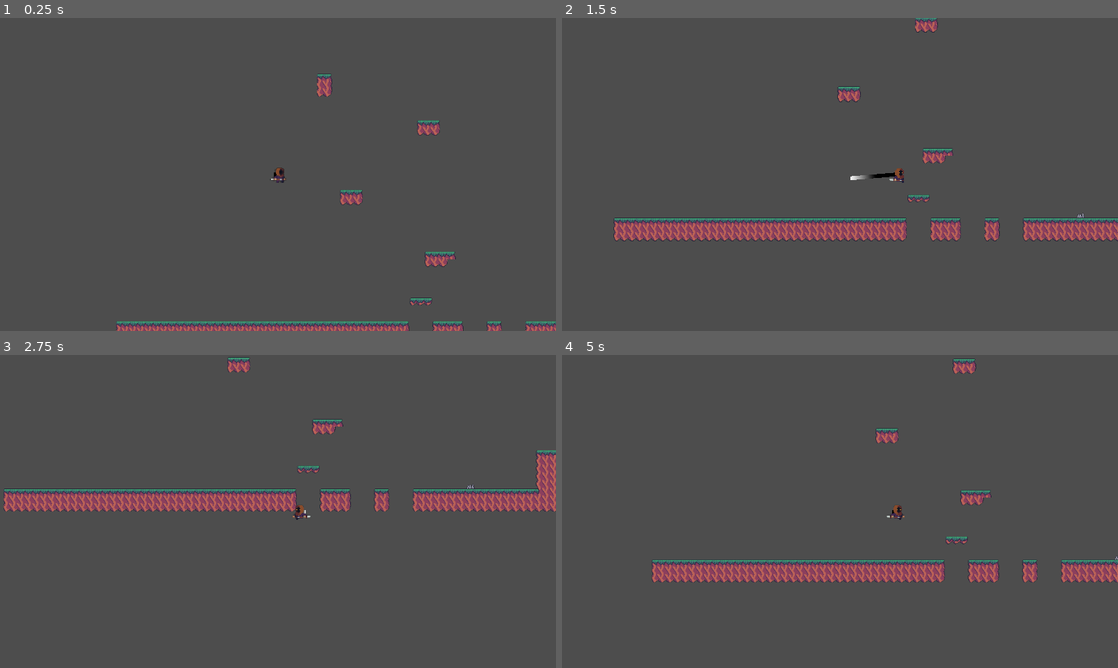
Above: before the commit, frames 1-4 (two rows, left to right).
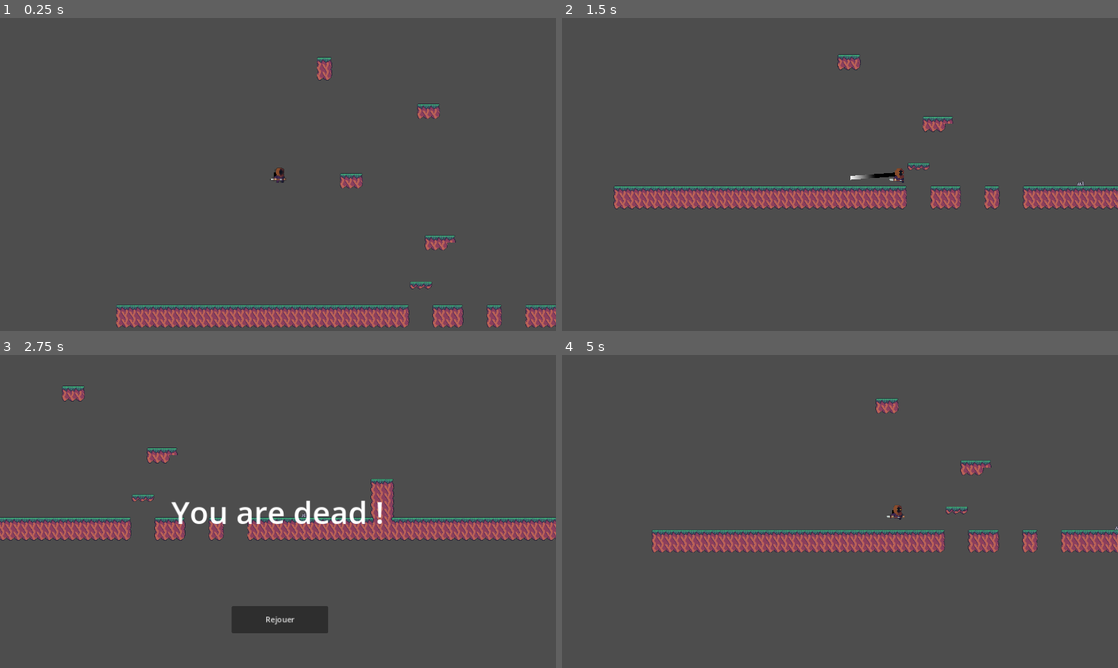
Above: after the commit, the same moments.

Repository: remsto/Projet-Hooke-Godot
Game: Godot game, scene res://main.tscn
The game is run twice, just before and just after one commit, with the same random seed, the same clock (stepped at 60 frames per second) and the same inputs.
Inputs (mouse positions are in pixels of both pictures, inside the frame that each line leads up to):
- Up to frame 1 (0.25 s): no input
- Up to frame 2 (1.5 s): move the mouse to (962, 158) at 0.52 s; hold D (right) from 0.53 s (still down); tap Space (jump) at 0.6, 0.77, 1.07 s; move the mouse to (728, 190) at 1.27 s; tap X (hook) at 1.35 s
- Up to frame 3 (2.75 s): tap Space (jump) at 1.52, 1.55, 1.82, 2.1 s; move the mouse to (333, 442) at 2.02 s; release D (right) at 2.03 s; hold A (left) from 2.03 s (still down)
- Up to frame 4 (5 s): release A (left) at 2.75 s; click (840, 621) at 2.75 s, where only the run after the commit has a clickable "Rejouer"; click (840, 621) at 3.5 s, where only the run before the commit has a clickable "Rejouer"; move the mouse to (812, 574) at 4.27 s; hold D (right) from 4.28 s (still down); tap X (hook) at 4.35 s; tap Space (jump) at 4.52, 4.55, 4.82 s

The runs differ from the first frame. In frame 1, 7.0% of the frame differs, in the area x 20-100%, y 12-100%; in frame 2, 12%; in frame 3, 16%, in the area x 0-100%, y 0-89%; in frame 4, 11%.

Commit message:
added re-jump buffer

Diff:
--- a/main.gd
+++ b/main.gd
@@ -4,14 +4,25 @@
 # Called when the node enters the scene tree for the first time.
 func _ready():
 	$DeathMenu.hide()
+	$PauseMenu.hide()
 
 
 # Called every frame. 'delta' is the elapsed time since the previous frame.
 func _process(delta):
-	pass
+	if Input.is_action_just_pressed("pause"):
+		# TODO : better pause menu position
+		$PauseMenu.set_position($Level/Player.get_position())
+		get_tree().paused = true
+		$PauseMenu.show()
 
 
 func _on_level_player_death():
 	$DeathMenu.show()
 #	var death_menu = death_menu_scene.instantiate()
 #	add_child(death_menu)
+
+
+
+
+func _on_pause_menu_unpause():
+	get_tree().paused = false
--- a/main.tscn
+++ b/main.tscn
@@ -1,9 +1,10 @@
-[gd_scene load_steps=5 format=3 uid="uid://dfnk5x3f8a2a1"]
+[gd_scene load_steps=6 format=3 uid="uid://dfnk5x3f8a2a1"]
 
 [ext_resource type="PackedScene" uid="uid://cgewrdgf8spa4" path="res://level.tscn" id="1_1ak6c"]
 [ext_resource type="Script" path="res://main.gd" id="1_su8t5"]
 [ext_resource type="PackedScene" uid="uid://pw7qqqk77spc" path="res://death_menu.tscn" id="2_g48nd"]
 [ext_resource type="PackedScene" uid="uid://ck25q6j1wcis1" path="res://player.tscn" id="3_wn4bg"]
+[ext_resource type="PackedScene" uid="uid://cklhq7kpgqtrk" path="res://pause_menu.tscn" id="5_10of6"]
 
 [node name="Main" type="Node"]
 script = ExtResource("1_su8t5")
@@ -14,5 +15,9 @@
 
 [node name="DeathMenu" parent="." instance=ExtResource("2_g48nd")]
 
+[node name="PauseMenu" parent="." instance=ExtResource("5_10of6")]
+process_mode = 3
+
 [connection signal="player_death" from="Level" to="." method="_on_level_player_death"]
 [connection signal="restart" from="DeathMenu" to="Level" method="_on_death_menu_restart"]
+[connection signal="unpause" from="PauseMenu" to="." method="_on_pause_menu_unpause"]
--- a/PlayerCamera.gd
+++ b/pause_menu.gd
@@ -1,5 +1,6 @@
-extends Camera2D
+extends Node2D
 
+signal unpause
 
 # Called when the node enters the scene tree for the first time.
 func _ready():
@@ -9,4 +10,9 @@
 # Called every frame. 'delta' is the elapsed time since the previous frame.
 func _process(delta):
 	pass
-#	position = get_node('..').position
+
+
+
+func _on_continue_button_pressed():
+	unpause.emit()
+	hide()
--- /dev/null
+++ b/pause_menu.tscn
@@ -0,0 +1,44 @@
+[gd_scene load_steps=3 format=3 uid="uid://cklhq7kpgqtrk"]
+
+[ext_resource type="Script" path="res://pause_menu.gd" id="1_om3bq"]
+
+[sub_resource type="LabelSettings" id="LabelSettings_v4lwv"]
+font_size = 64
+
+[node name="PauseMenu" type="Node2D"]
+script = ExtResource("1_om3bq")
+
+[node name="PauseLabel" type="Label" parent="."]
+anchors_preset = 8
+anchor_left = 0.5
+anchor_top = 0.5
+anchor_right = 0.5
+anchor_bottom = 0.5
+offset_left = -440.0
+offset_top = -130.5
+offset_right = 440.0
+offset_bottom = 130.5
+grow_horizontal = 2
+grow_vertical = 2
+text = "Pause
+"
+label_settings = SubResource("LabelSettings_v4lwv")
+horizontal_alignment = 1
+vertical_alignment = 1
+autowrap_mode = 2
+
+[node name="ContinueButton" type="Button" parent="."]
+anchors_preset = 7
+anchor_left = 0.5
+anchor_top = 1.0
+anchor_right = 0.5
+anchor_bottom = 1.0
+offset_left = -96.0
+offset_top = -128.0
+offset_right = 104.0
+offset_bottom = -72.0
+grow_horizontal = 2
+grow_vertical = 0
+text = "Reprendre"
+
+[connection signal="pressed" from="ContinueButton" to="." method="_on_continue_button_pressed"]
--- a/player.gd
+++ b/player.gd
@@ -2,7 +2,7 @@
 
 const ACCEL = 200.0
 const SPEED = 300.0
-const JUMP_VELOCITY = -400.0
+const JUMP_VELOCITY = -600.0
 const JUMP_BUFFER_SIZE = 6
 const GROUND_BUFFER_SIZE = 6
 
@@ -11,6 +11,7 @@
 var screen_size
 var jump_buffer : Array
 var ground_buffer : Array
+var is_ground_jumping : bool
 
 signal death
 
@@ -19,6 +20,8 @@
 	$AnimatedSprite2D.play()
 	screen_size = get_viewport_rect().size
 	jump_buffer = []
+	ground_buffer = []
+	is_ground_jumping = false
 	for i in range(JUMP_BUFFER_SIZE):
 		jump_buffer.append(false)
 	for i in range(GROUND_BUFFER_SIZE):
@@ -39,9 +42,8 @@
 
 func _physics_process(delta):
 	# Get the input direction and handle the movement/deceleration.
-	# As good practice, you should replace UI actions with custom gameplay actions.
 	var direction = Input.get_axis("left", "right")
-	# Handle jump and jump buffer
+	# Handle buffers
 	var does_jump = process_bool_buffer(jump_buffer, Input.is_action_just_pressed("jump"))
 	var does_be_floor = process_bool_buffer(ground_buffer, is_on_floor())
 	var accel
@@ -55,10 +57,15 @@
 			velocity.y = JUMP_VELOCITY
 			reset_bool_buffer(jump_buffer)
 			reset_bool_buffer(ground_buffer)
+			is_ground_jumping = true
+		if is_ground_jumping and Input.is_action_just_released("jump"):
+			velocity.y /= 5.0
+		if velocity.y > 0.0:
+			is_ground_jumping = false
 		accel = ACCEL
 		max_speed = SPEED
 		if direction:
-			if direction*velocity.x < max_speed:
+			if (direction*velocity.x < max_speed) or is_on_floor():
 				velocity.x = move_toward(velocity.x, direction*max_speed, accel)
 			$AnimatedSprite2D.animation = "walk"
 			$AnimatedSprite2D.flip_h = velocity.x < 0
@@ -66,6 +73,7 @@
 			velocity.x = move_toward(velocity.x, 0, ACCEL)
 			$AnimatedSprite2D.animation = "idle"
 	else:
+		is_ground_jumping = false
 		set_velocity(Vector2(0.0, 0.0))
 		if $Hook.is_pulling:
 			velocity = $Hook.hook_speed * $Hook.hook_direction
--- a/player.tscn
+++ b/player.tscn
@@ -10,7 +10,6 @@
 [ext_resource type="Texture2D" uid="uid://dowcppkp0qvwx" path="res://thief/thief_idle_7.png" id="8_yx117"]
 [ext_resource type="Texture2D" uid="uid://ck2jbklxn4eco" path="res://thief/thief_idle_8.png" id="9_x2w20"]
 [ext_resource type="Texture2D" uid="uid://rwix01tc025a" path="res://thief/thief_walk_1.png" id="10_3s06d"]
-[ext_resource type="Script" path="res://PlayerCamera.gd" id="10_yvsif"]
 [ext_resource type="Texture2D" uid="uid://3mm0wqaf2bxl" path="res://thief/thief_walk_2.png" id="11_36e5a"]
 [ext_resource type="Texture2D" uid="uid://dc708udycwyk" path="res://thief/thief_walk_3.png" id="12_rav23"]
 [ext_resource type="Texture2D" uid="uid://bne81tvmxtqws" path="res://thief/thief_walk_4.png" id="13_afmp0"]
@@ -104,6 +103,5 @@
 
 [node name="PlayerCamera" type="Camera2D" parent="."]
 drag_horizontal_enabled = true
-script = ExtResource("10_yvsif")
 
 [node name="Hook" parent="." instance=ExtResource("18_mpoit")]
--- a/project.godot
+++ b/project.godot
@@ -48,6 +48,15 @@
 "events": [Object(InputEventKey,"resource_local_to_scene":false,"resource_name":"","device":-1,"window_id":0,"alt_pressed":false,"shift_pressed":false,"ctrl_pressed":false,"meta_pressed":false,"pressed":false,"keycode":0,"physical_keycode":32,"key_label":0,"unicode":32,"echo":false,"script":null)
 ]
 }
+pause={
+"deadzone": 0.5,
+"events": [Object(InputEventKey,"resource_local_to_scene":false,"resource_name":"","device":-1,"window_id":0,"alt_pressed":false,"shift_pressed":false,"ctrl_pressed":false,"meta_pressed":false,"pressed":false,"keycode":0,"physical_keycode":4194305,"key_label":0,"unicode":0,"echo":false,"script":null)
+]
+}
+
+[physics]
+
+2d/default_gravity=2000.0
 
 [rendering]
 
Not shown: 1 places in player.tscn that only renumber resources
Not shown, changed: .gitignore
Not shown, changed: roadmap.md
